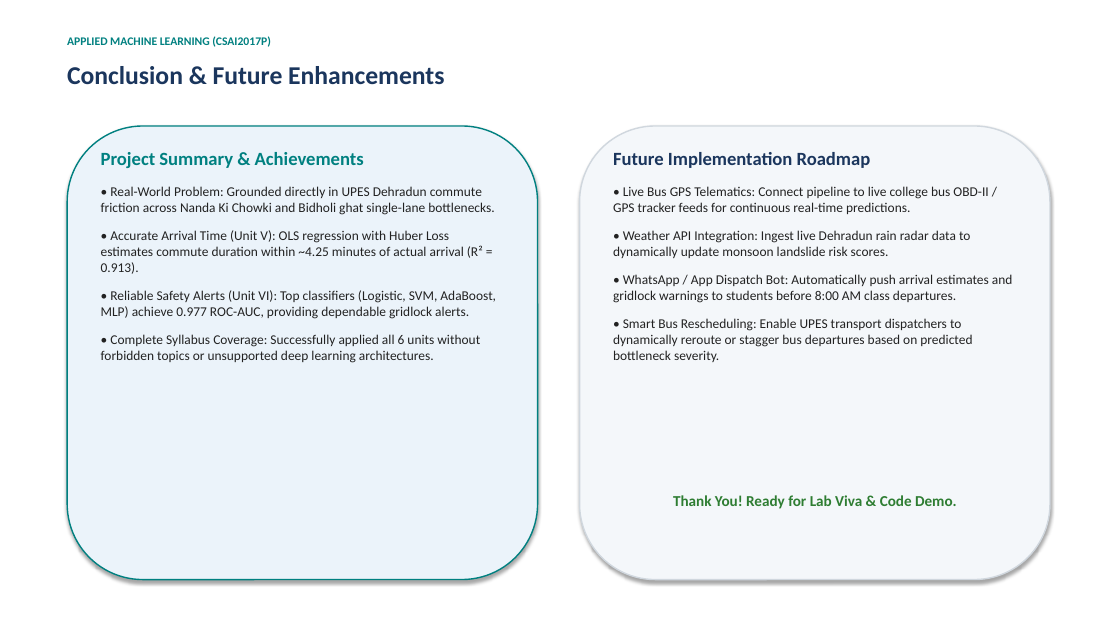
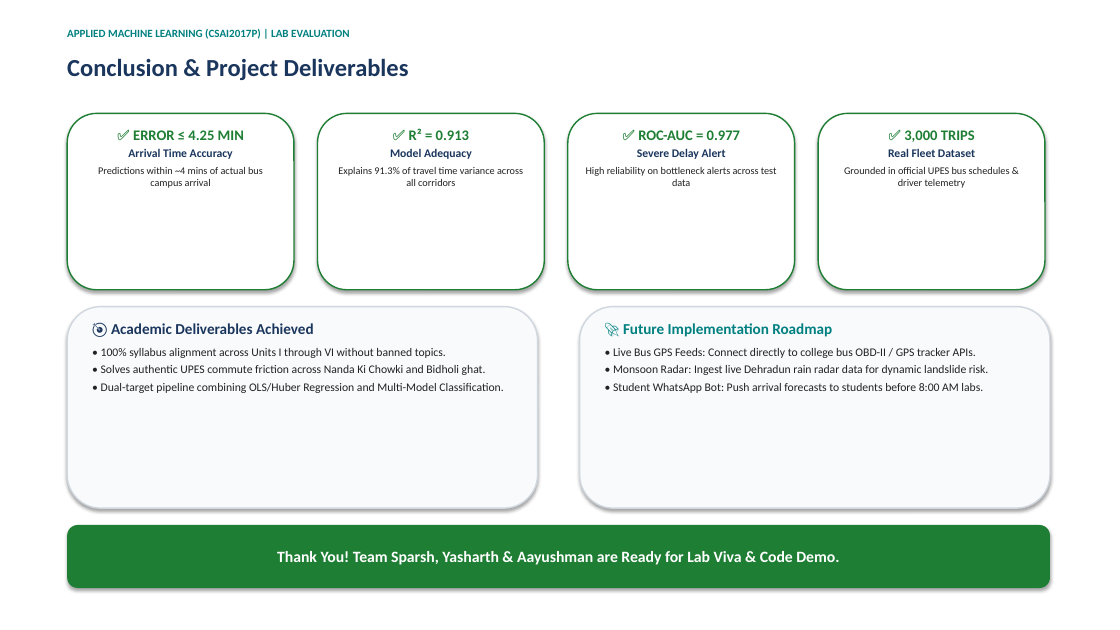
Before and after one commit to SPARSHsrihero1/Transportation-Delay-Detection-System, a slide deck: slide 11 of Transportation_Delay_System_Presentation.pptx. Drawn at 1120x630 pixels with LibreOffice and Linux fonts; fonts in the diff are those of the drawing. Boxes give left, top, right and bottom in pixels: in the first picture for what was removed or moved away, otherwise in the second. Text is boxed around its words. In the diff, an @@ line names an element or a change of style, - is before the commit and + after.

```diff
--- a/Transportation_Delay_System_Presentation.pptx
+++ b/Transportation_Delay_System_Presentation.pptx
@@ text at (x1=67, y1=29, x2=349, y2=39): text changed; size 10 to 9.5 pt @@
-APPLIED MACHINE LEARNING (CSAI2017P)
+APPLIED MACHINE LEARNING (CSAI2017P) | LAB EVALUATION
@@ text at (x1=67, y1=58, x2=409, y2=80): text changed; size 22 to 21 pt @@
-Conclusion & Future Enhancements
+Conclusion & Project Deliverables
@@ rounded rectangle resized from (x1=67, y1=126, x2=538, y2=580) to (x1=67, y1=113, x2=294, y2=290) @@
@@ rounded rectangle at (x1=67, y1=113, x2=294, y2=290): fill #EBF3FA to #FFFFFF; outline #008080 1.2 pt to #1E7E34 1.2 pt @@
@@ rounded rectangle resized from (x1=580, y1=126, x2=1050, y2=580) to (x1=318, y1=113, x2=544, y2=290) @@
@@ rounded rectangle at (x1=318, y1=113, x2=544, y2=290): fill #F4F7FA to #FFFFFF; outline #D0D7DE 1.2 pt to #1E7E34 1.2 pt @@
@@ rounded rectangle added at (x1=568, y1=113, x2=795, y2=290), fill #FFFFFF, outline #1E7E34 1.2 pt @@
@@ rounded rectangle added at (x1=818, y1=113, x2=1045, y2=290), fill #FFFFFF, outline #1E7E34 1.2 pt @@
@@ text at (x1=98, y1=130, x2=263, y2=188): text changed; size 11.5 to 8.8 pt @@
-Project Summary & Achievements
-• Real-World Problem: Grounded directly in UPES Dehradun commute friction across Nanda Ki Chowki and Bidholi ghat single-lane bottlenecks.
-• Accurate Arrival Time (Unit V): OLS regression with Huber Loss estimates commute duration within ~4.25 minutes of actual arrival (R² = 0.913).
-• Reliable Safety Alerts (Unit VI): Top classifiers (Logistic, SVM, AdaBoost, MLP) achieve 0.977 ROC-AUC, providing dependable gridlock alerts.
-• Complete Syllabus Coverage: Successfully applied all 6 units without forbidden topics or unsupported deep learning architectures.
+✅ ERROR ≤ 4.25 MIN
+Arrival Time Accuracy
+Predictions within ~4 mins of actual bus campus arrival
@@ text added at (x1=338, y1=128, x2=523, y2=186), 8.8 pt, text #222222 @@
+✅ R² = 0.913
+Model Adequacy
+Explains 91.3% of travel time variance across all corridors
@@ text added at (x1=586, y1=130, x2=777, y2=186), 8.8 pt, text #222222 @@
+✅ ROC-AUC = 0.977
+Severe Delay Alert
+High reliability on bottleneck alerts across test data
@@ text added at (x1=844, y1=130, x2=1010, y2=188), 8.8 pt, text #222222 @@
+✅ 3,000 TRIPS
+Real Fleet Dataset
+Grounded in official UPES bus schedules & driver telemetry
@@ rounded rectangle added at (x1=67, y1=307, x2=538, y2=508), fill #F8FAFC, outline #D0D7DE 1.2 pt @@
@@ text added at (x1=101, y1=323, x2=503, y2=393), 10 pt, text #222222 @@
+🎯 Academic Deliverables Achieved
+• 100% syllabus alignment across Units I through VI without banned topics.
+• Solves authentic UPES commute friction across Nanda Ki Chowki and Bidholi ghat.
+• Dual-target pipeline combining OLS/Huber Regression and Multi-Model Classification.
@@ rounded rectangle added at (x1=580, y1=307, x2=1050, y2=508), fill #F8FAFC, outline #D0D7DE 1.2 pt @@
@@ text at (x1=613, y1=323, x2=988, y2=393): text changed; size 11.5 to 10 pt @@
-Future Implementation Roadmap
-• Live Bus GPS Telematics: Connect pipeline to live college bus OBD-II / GPS tracker feeds for continuous real-time predictions.
-• Weather API Integration: Ingest live Dehradun rain radar data to dynamically update monsoon landslide risk scores.
-• WhatsApp / App Dispatch Bot: Automatically push arrival estimates and gridlock warnings to students before 8:00 AM class departures.
-• Smart Bus Rescheduling: Enable UPES transport dispatchers to dynamically reroute or stagger bus departures based on predicted bottleneck severity.
+🚀 Future Implementation Roadmap
+• Live Bus GPS Feeds: Connect directly to college bus OBD-II / GPS tracker APIs.
+• Monsoon Radar: Ingest live Dehradun rain radar data for dynamic landslide risk.
+• Student WhatsApp Bot: Push arrival forecasts to students before 8:00 AM labs.
@@ rounded rectangle "Thank You! Team Sparsh, Yasharth ..." resized from (x1=673, y1=495, x2=957, y2=509) to (x1=67, y1=525, x2=1050, y2=588) @@
@@ rounded rectangle "Thank You! Team Sparsh, Yasharth ..." at (x1=67, y1=525, x2=1050, y2=588): vertical alignment top to middle; fill none to #1E7E34; shadow on @@
@@ text in rounded rectangle at (x1=277, y1=551, x2=839, y2=565): text changed; size 13 to 13.5 pt; text colour #2E7D32 to #FFFFFF @@
-Thank You! Ready for Lab Viva & Code Demo.
+Thank You! Team Sparsh, Yasharth & Aayushman are Ready for Lab Viva & Code Demo.
```
Also in this commit, not shown: 8 other slides changed, 2 slides added, 2 slides removed, 3 other files.
